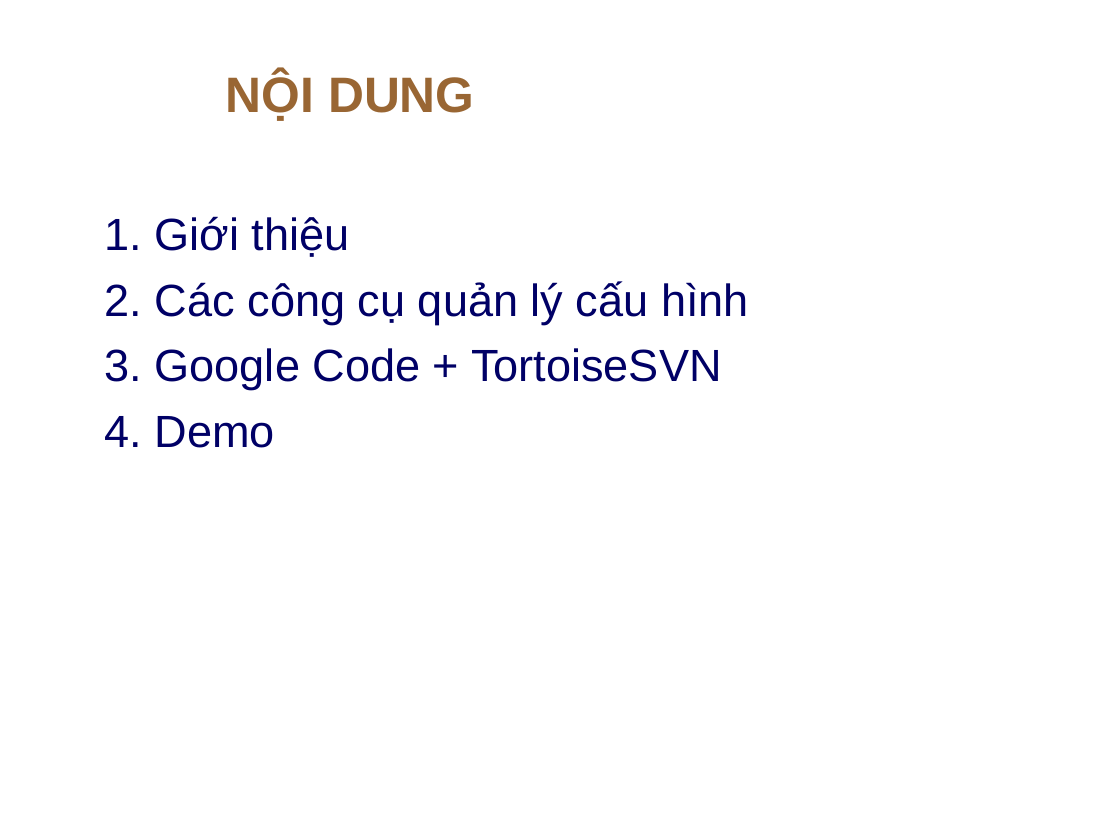
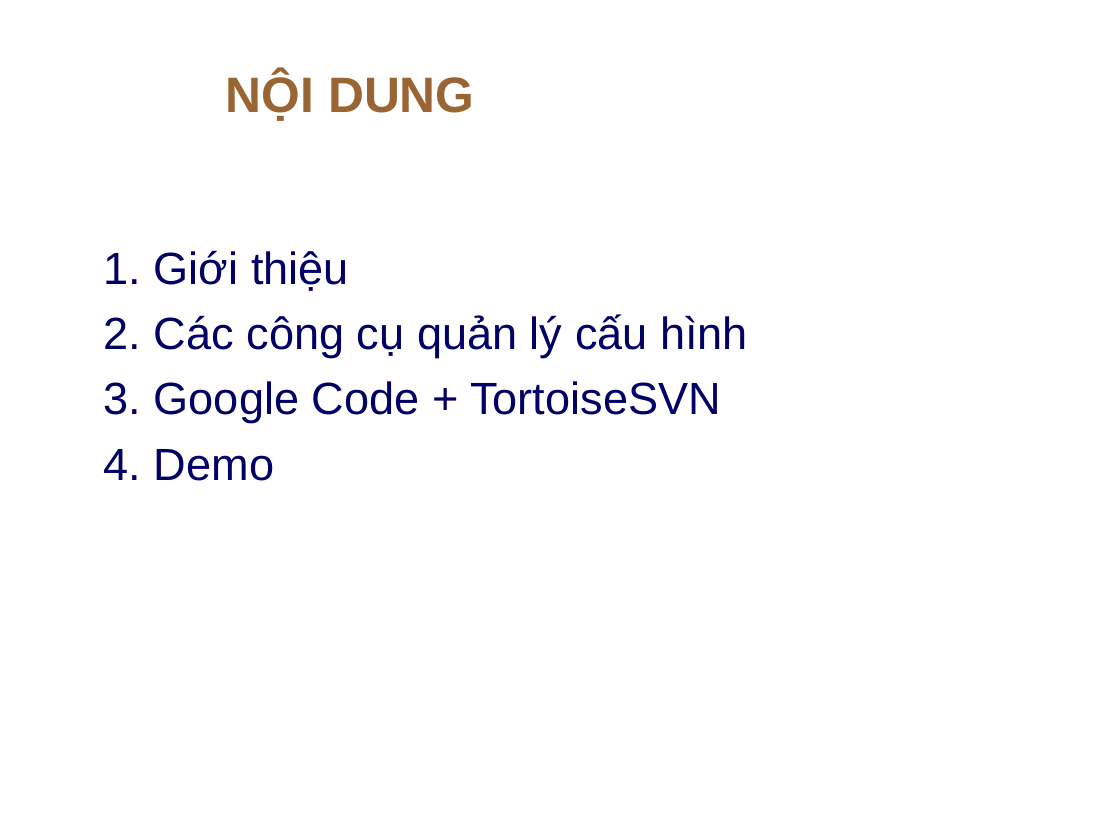
Before and after one commit to thanhphi0127/manager-configuration, a slide deck: slide 2 of doc/baitapso1/NHOM5_BAOCAO_BT1.ppt. Drawn at 1120x840 pixels with LibreOffice and Linux fonts; fonts in the diff are those of the drawing; background and template pictures are left out. Boxes give left, top, right and bottom in pixels: in the first picture for what was removed or moved away, otherwise in the second. Text is boxed around its words. In the diff, an @@ line names an element or a change of style, - is before the commit and + after.

Commit message:
Thêm phần mô tả Google Code và thêm slide

```diff
--- a/doc/baitapso1/NHOM5_BAOCAO_BT1.ppt
+++ b/doc/baitapso1/NHOM5_BAOCAO_BT1.ppt
@@ text "1. Giới thiệu": place and size @@
-text "1. Giới thiệu" at [105,216,749,448]
+text "1. Giới thiệu" at [104,250,748,481]
```
Also in this commit, not shown: 3 other slides changed, 2 slides added, 1 slide removed, 1 other file.
